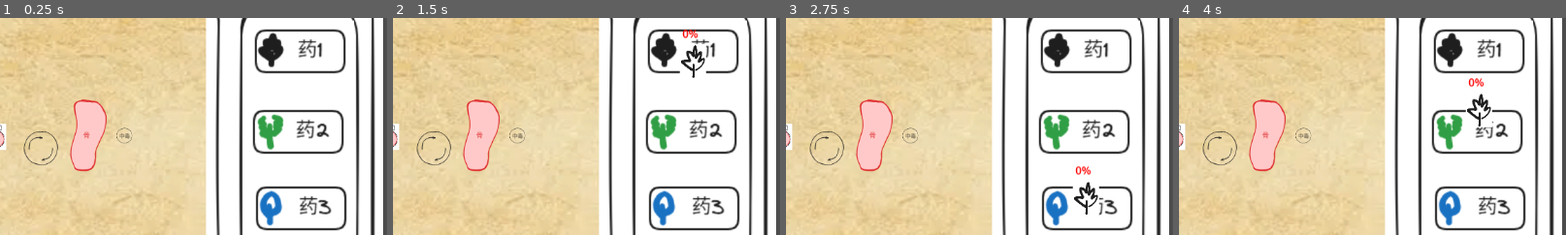
Above: before the commit, frames 1-4 (left to right).
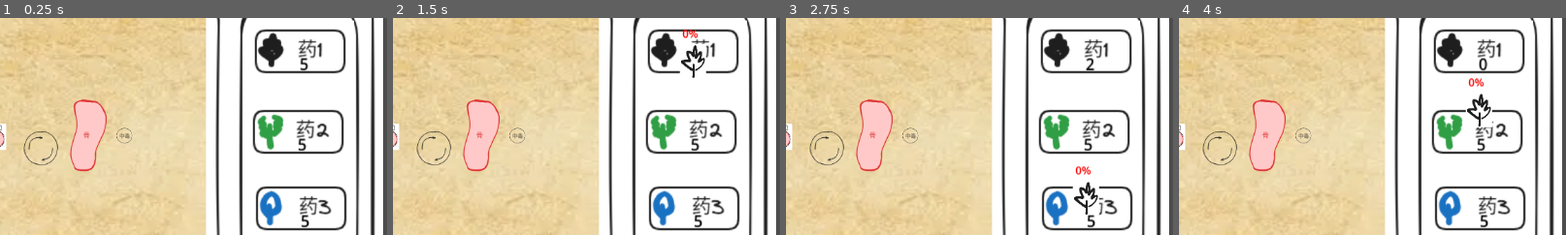
Above: after the commit, the same moments.

Repository: NoobEric0746/Potion-Bingyan
Game: Godot game, scene res://sprites/main.tscn
Same seed, same stepped clock (60 frames per second), same inputs: the game is played once before the commit and once after it.
Inputs (mouse positions are % of the whole screen's width and height, from its top left):
- Up to frame 1 (0.25 s): no input
- Up to frame 2 (1.5 s): click (89, 18) at 0.5 s; click (89, 18) at 1.25 s
- Up to frame 3 (2.75 s): click (89, 18) at 2 s
- Up to frame 4 (4 s): click (89, 18) at 2.75 s; click (89, 18) at 3.5 s
The pictures show only the part of the screen within x 50-100%, y 11-61%; the shares and areas given below are measured in that part.

The runs differ from the first frame. In frame 1, 0.3% of the frame differs, in the area x 76-80%, y 18-97%; in frame 2, 0.2%; in frame 3, 0.3%; in frame 4, 0.3%.

Commit message:
药材有限供应

Diff:
--- a/scripts/GlobalGameManager.gd
+++ b/scripts/GlobalGameManager.gd
@@ -14,6 +14,7 @@
 var new_level = 0
 var potion_name = ""
 var potion_data = {}
+var storage_data = {}
 
 var firing = false
 var vortex = Vector2.ZERO
@@ -30,6 +31,9 @@
 	potion_data = {}
 	potion_name = ""
 	new_level = 0
+	storage_data[1]=5
+	storage_data[2]=5
+	storage_data[3]=5
 
 func show_tmp(i:bool):
 	if i:
--- a/scripts/resource_button.gd
+++ b/scripts/resource_button.gd
@@ -5,6 +5,8 @@
 
 func _on_button_down():
 	if sprite_to_spawn != null:
+		if GlobalGameManager.storage_data[ingredient_type] == 0:
+			return
 		var new_instance = sprite_to_spawn.instantiate()
 		get_tree().current_scene.add_child(new_instance)
 		new_instance.global_position = get_global_mouse_position()
@@ -12,6 +14,7 @@
 		new_instance.update_texture()
 		_on_mouse_exited()
 		new_instance._on_mouse_entered()
+		GlobalGameManager.storage_data[ingredient_type] -= 1
 
 
 func _on_mouse_entered() -> void:
@@ -24,3 +27,6 @@
 	GlobalGameManager.tmp_ingredient = 0
 	GlobalGameManager.tmp_durability = 0
 	GlobalGameManager.show_tmp(false)
+
+func _process(delta: float) -> void:
+	get_node("Label").text = str(GlobalGameManager.storage_data[ingredient_type])
--- a/scripts/yao_item.gd
+++ b/scripts/yao_item.gd
@@ -82,3 +82,8 @@
 func _process(delta: float) -> void:
 	if mouse_in:
 		GlobalGameManager.tmp_durability = GlobalGameManager.base_len*(smash_progress+100)/100
+	var viewport_size = get_viewport().get_visible_rect().size
+	var right_boundary = viewport_size.x
+	if global_position.x > right_boundary+10:
+		GlobalGameManager.storage_data[ingredient_type] += 1
+		queue_free()
--- a/sprites/resource_button.tscn
+++ b/sprites/resource_button.tscn
@@ -1,13 +1,24 @@
-[gd_scene load_steps=3 format=3 uid="uid://dv1y0kgmrqt2w"]
+[gd_scene load_steps=4 format=3 uid="uid://dv1y0kgmrqt2w"]
 
 [ext_resource type="Script" uid="uid://c1820f3jcp43a" path="res://scripts/resource_button.gd" id="1_ntuxg"]
+[ext_resource type="Texture2D" uid="uid://d13hjbgbgfeb1" path="res://art/t1_button.png" id="1_ypav8"]
 [ext_resource type="PackedScene" uid="uid://bieaumgqbd8md" path="res://sprites/yao_item.tscn" id="2_3mdbq"]
 
 [node name="ResourceButton" type="TextureButton"]
 offset_right = 40.0
 offset_bottom = 40.0
+texture_normal = ExtResource("1_ypav8")
 script = ExtResource("1_ntuxg")
 sprite_to_spawn = ExtResource("2_3mdbq")
+
+[node name="Label" type="Label" parent="."]
+layout_mode = 0
+offset_left = 55.0
+offset_top = 32.0
+offset_right = 95.0
+offset_bottom = 55.0
+theme_override_colors/font_color = Color(0, 0, 0, 1)
+text = "10"
 
 [connection signal="button_down" from="." to="." method="_on_button_down"]
 [connection signal="mouse_entered" from="." to="." method="_on_mouse_entered"]
--- a/sprites/walls.tscn
+++ b/sprites/walls.tscn
@@ -1,13 +1,17 @@
-[gd_scene load_steps=4 format=3 uid="uid://y8gcs44h5f6w"]
+[gd_scene load_steps=5 format=3 uid="uid://y8gcs44h5f6w"]
 
 [sub_resource type="PhysicsMaterial" id="PhysicsMaterial_ov3pi"]
 
 [sub_resource type="SegmentShape2D" id="SegmentShape2D_diswn"]
-b = Vector2(1, 649)
+b = Vector2(1, 645)
 
 [sub_resource type="SegmentShape2D" id="SegmentShape2D_ojgrn"]
 a = Vector2(844, 308)
 b = Vector2(-306, 310)
+
+[sub_resource type="SegmentShape2D" id="SegmentShape2D_ov3pi"]
+a = Vector2(1153, 1)
+b = Vector2(2, 1)
 
 [node name="Walls" type="Node2D"]
 
@@ -17,10 +21,9 @@
 [node name="CollisionShape2D" type="CollisionShape2D" parent="StaticBody2D"]
 shape = SubResource("SegmentShape2D_diswn")
 
-[node name="CollisionShape2D2" type="CollisionShape2D" parent="StaticBody2D"]
-position = Vector2(1152, 2)
-shape = SubResource("SegmentShape2D_diswn")
-
 [node name="CollisionShape2D3" type="CollisionShape2D" parent="StaticBody2D"]
 position = Vector2(310, 336)
 shape = SubResource("SegmentShape2D_ojgrn")
+
+[node name="CollisionShape2D2" type="CollisionShape2D" parent="StaticBody2D"]
+shape = SubResource("SegmentShape2D_ov3pi")
